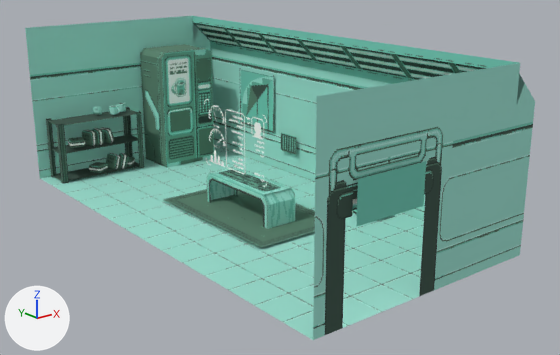
Before and after pictures for a commit that changed the glTF model to-rust-as-we-fall/resources/models/aster-sim/room/aster-sim-room-hi-res.gltf.
Camera for both pictures: a 50 mm lens placed at (-9.28, -24.53, 7.89), pointed at (3.97, -7.96, 1.26). Every picture has the same lights, and +X, +Y and +Z are marked at lower left. The older version comes first. Where no turn or scale is listed for an object, it has been applied to the vertices.

Names of what the first picture shows: 'Desk', 'Grate', 'Painting 1', 'Room', 'Rug', 'Shelf', 'drink_machine', 'j-store', 'j-store.001', 'j-store.002', 'j-store.003', 'j-store.004', 'j-store.005', 'j-store.006', 'j-store.007' and 3 more.
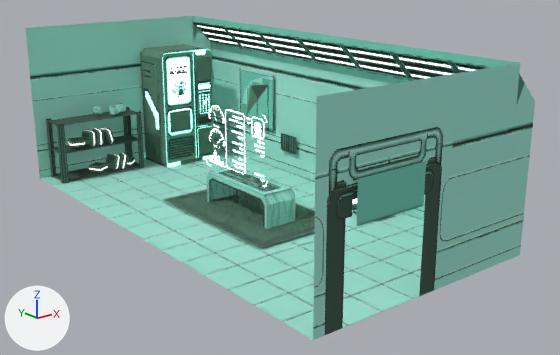
The change, as a list of edits to the scene's bpy script:
```text
Add img_aster_sim_room_hi_res_8_emissive_png:
    img_aster_sim_room_hi_res_8_emissive_png = load_image('aster-sim-room-hi-res_8_emissive.png', 'aster-sim-room-hi-res_8_emissive.png', 64, 64, 'sRGB')
Add img_aster_sim_room_hi_res_1_emissive_png:
    img_aster_sim_room_hi_res_1_emissive_png = load_image('aster-sim-room-hi-res_1_emissive.png', 'aster-sim-room-hi-res_1_emissive.png', 512, 512, 'sRGB')
Add img_aster_sim_room_hi_res_1_normals_png:
    img_aster_sim_room_hi_res_1_normals_png = load_image('aster-sim-room-hi-res_1_normals.png', 'aster-sim-room-hi-res_1_normals.png', 512, 512, 'Non-Color')
Change mat_aster_sim_room_hi_res_1:
    remove # nodes: BsdfPrincipled, Math x2, OutputMaterial, TexImage
    nodes: BsdfPrincipled, Math x2, NormalMap, OutputMaterial, TexImage x3
    uses the picture img_aster_sim_room_hi_res_1_emissive_png
    uses the picture img_aster_sim_room_hi_res_1_normals_png
Change mat_aster_sim_room_hi_res_8:
    where n0 = _N.new('ShaderNodeBsdfPrincipled'); n0.name = 'Principled BSDF'
    add n0.inputs[28].default_value = 1.0  # 'Emission Strength'
    add n4 = _N.new('ShaderNodeTexImage'); n4.name = 'Image Texture'
    add n4.image = img_aster_sim_room_hi_res_8_emissive_png
    add n4.interpolation = 'Closest'
    add n4.extension = 'EXTEND'
    remove n4 = _N.new('ShaderNodeTexImage'); n4.name = 'Image Texture'
    remove n4.image = img_aster_sim_room_hi_res_8_png
    remove n4.interpolation = 'Closest'
    remove n4.extension = 'EXTEND'
    add n5 = _N.new('ShaderNodeTexImage'); n5.name = 'Image Texture.001'
    add n5.image = img_aster_sim_room_hi_res_8_png
    add n5.interpolation = 'Closest'
    add n5.extension = 'EXTEND'
    where n3 = _N.new('ShaderNodeMath'); n3.name = 'Math.001'
    remove _L.new(n4.outputs[0], n0.inputs[0])  # 'Color' to 'Base Color'
    remove _L.new(n4.outputs[1], n3.inputs[0])  # 'Alpha' to 'Value'
    add _L.new(n4.outputs[0], n0.inputs[27])  # 'Color' to 'Emission Color'
    add _L.new(n5.outputs[0], n0.inputs[0])  # 'Color' to 'Base Color'
    add _L.new(n5.outputs[1], n3.inputs[0])  # 'Alpha' to 'Value'
```

Where the change shows, as pixel boxes [x1, y1, x2, y2] in the pictures (560 x 355 px):
'Room', surface changed: [30, 19, 533, 328] in both
'drink_machine', surface changed: [141, 44, 214, 167] in both
'Desk', surface changed: [204, 99, 295, 229] in both
'Painting 1', surface changed: [240, 68, 274, 133] in both
'Grate', surface changed (darker): [281, 133, 297, 155] in both
'j-store.001', surface changed: [82, 130, 97, 147] in both
'j-store.005', surface changed: [106, 153, 121, 169] in both
'j-store.004', surface changed: [89, 162, 108, 173] in both
'j-store.002', surface changed: [68, 137, 85, 148] in both
'j-store.003', surface changed: [100, 127, 114, 143] in both
'j-store', surface changed: [92, 128, 104, 145] in both
'j-store.006', surface changed: [119, 153, 128, 169] in both
'j-store.007', surface changed: [127, 157, 135, 167] in both
